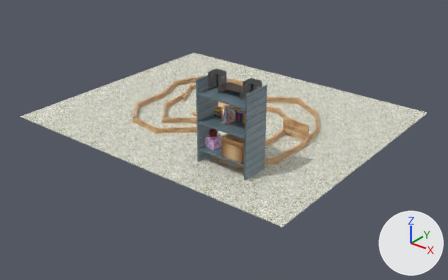
A saved change to the COLLADA model BasicEngine/BasicEngine/Data/Circuitos/Basico03/CircuitoBasico03Experimen.DAE.
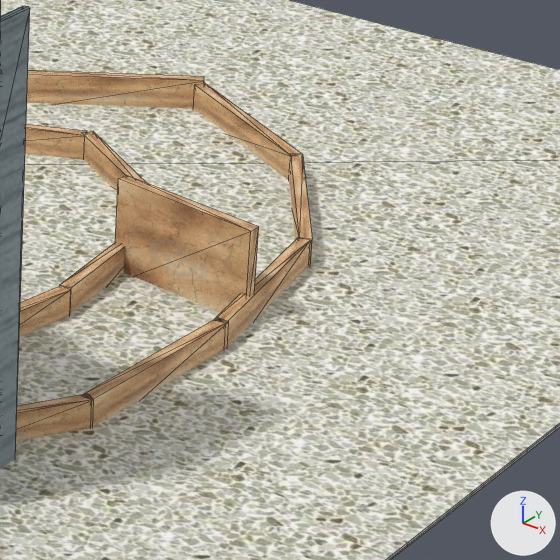
Each version is shown whole from a camera (50 mm lens) standing at (2.555, -3.192, 1.776) and looking at (0.119, -0.147, -0.111), then close up on the part from 58% to 81% of the width and 30% to 67% of the height. Arrows for +X, +Y and +Z are at lower right; the lights stay in place. The close-ups show mesh edges as thin lines. Where no turn or scale is listed for an object, it has been applied to the vertices. Vertices at the same position are counted once.

The first close-up shows 'Box_Lateral_004', 'Box_Lateral_013', 'Box_Lateral_014', 'Box_Lateral_015', 'Box_Lateral_017', 'Box_Lateral_022', 'Box_Lateral_023', 'Box_Lateral_024', 'Box_Lateral_025', 'Box_Suelo', 'Objeto_Estanteria002', 'Race_End'.
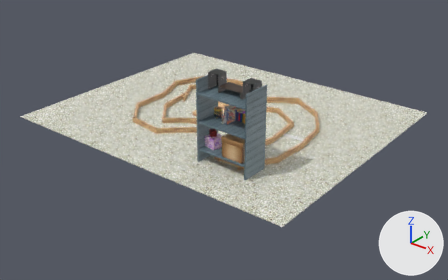
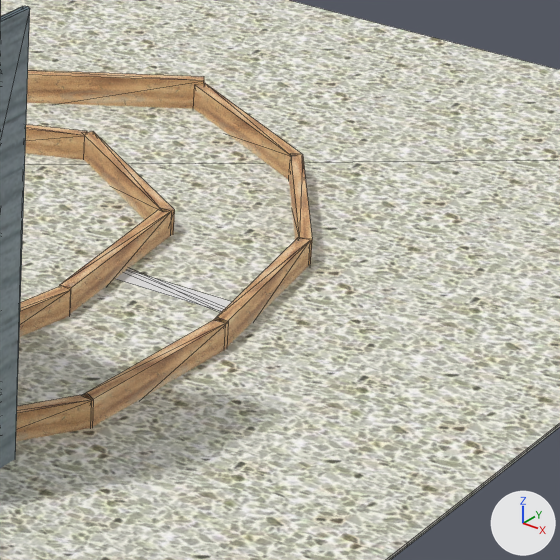
Changed parts and their boxes (x1, y1, x2, y2) in the close-ups (560 x 560 px):
'Race_End', surface changed, moved (not visible afterwards): before (115, 175, 259, 313)
'Object_LineaMeta', added: after (116, 270, 231, 312)

Edits to the bpy script that builds the scene:
```text
Add mat_material__18:
    mat_material__18 = principled_material('Material__18')
    mat_material__18.base_color = (0.8, 0.8, 0.8)  # white #e7e7e7
    mat_material__18.roughness = 0.64
Change me_race_end:
    where me_race_end.from_pydata(...)  # 8 vertices, 12 faces; spans x -0.104..0.104, y -0.023..0.023, z 0.0..0.141
    used by ob_race_end; location = (0.624, -0.029, -0.008)
    me_race_end part 1: texture (UV) coordinates of 12 of 12 faces, centred in x -0.103..0.103, y -0.017..0.017, z 0.0..0.141, changed; they spanned u 0.0..1.0, v 0.0..1.0 and now span u 0.0..0.2, v 0.0..1.06
Add me_race_end_001:
    me_race_end_001.from_pydata([(0.102, -0.013, 0.0), (0.099, 0.018, 0.0), (-0.099, -0.018, 0.0), (-0.102, 0.013, 0.0), (0.102, -0.013, 0.141), (0.099, 0.018, 0.141), (-0.099, -0.018, 0.141), (-0.102, 0.013, 0.141)], [], [(0, 2, 3), (3, 1, 0), (4, 5, 7), (7, 6, 4), (0, 1, 5), (5, 4, 0), (1, 3, 7), (7, 5, 1), (3, 2, 6), (6, 7, 3), (2, 0, 4), (4, 6, 2)])
    me_race_end_001.materials.append(mat_material__18)  # its picture is missing
Change ob_race_end:
    ob_race_end.location: (0.624, -0.029, -0.008) -> (0.624, -0.029, -0.128)
Add ob_object_lineameta:
    ob_object_lineameta = bpy.data.objects.new('Object_LineaMeta', me_race_end_001)
    ob_object_lineameta.location = (0.624, -0.029, -0.128)
```
